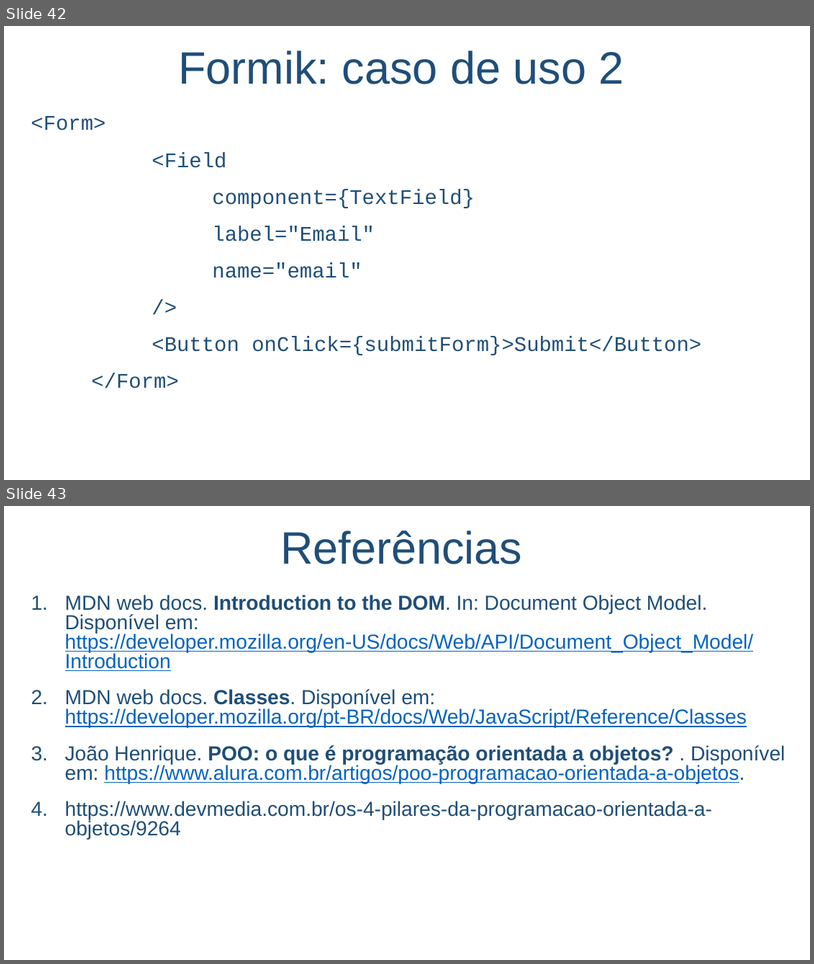
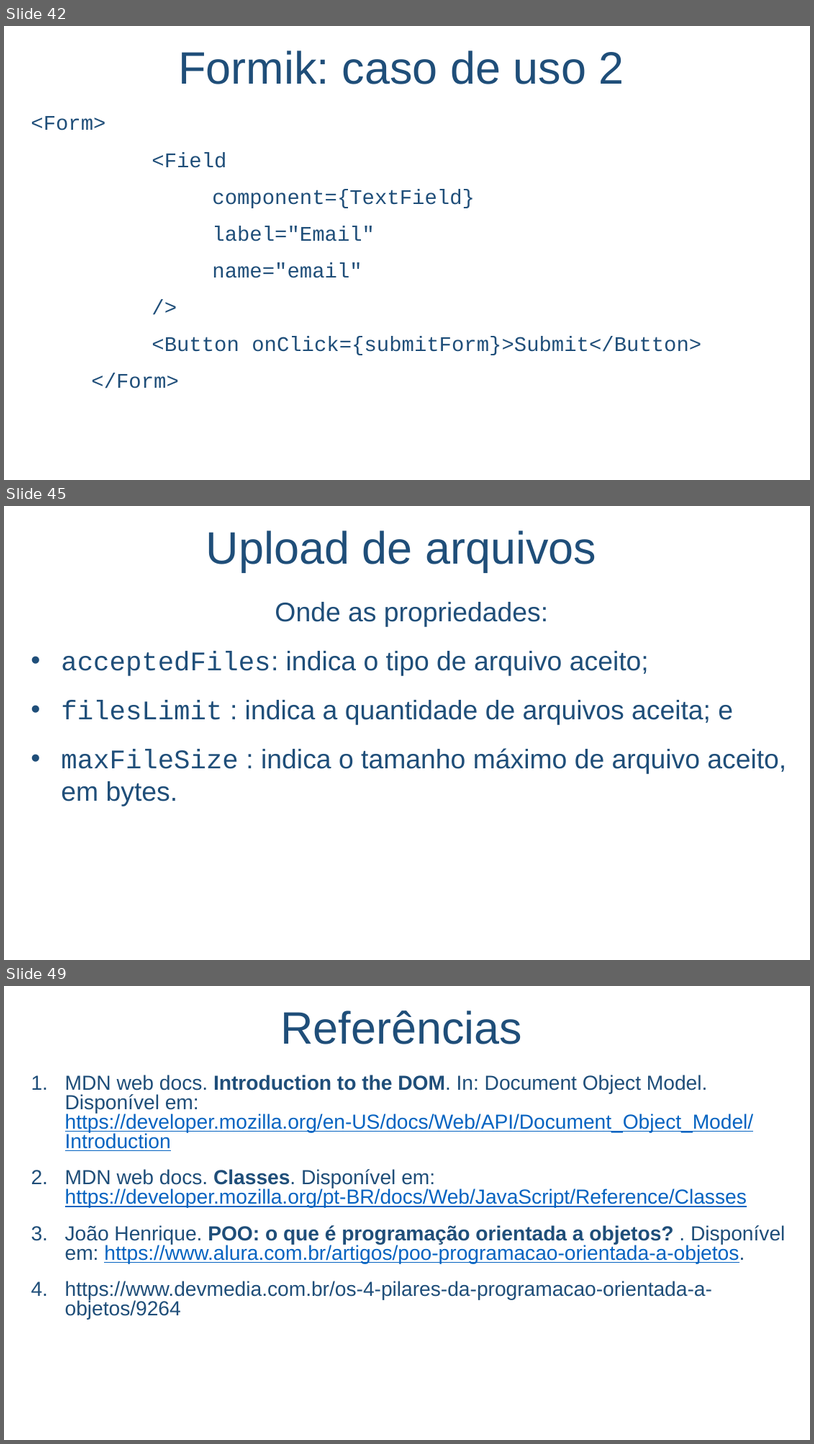
Before and after one commit to salmo-jr/public-slides, a slide deck: React.pptx. Shown one above the other, each under a label of ours: slides 42 and 43 before the commit, slides 42, 45 and 49 after it; the slides between them are not shown. The pictures are 814x964 and 814x1444 pixels, drawn with LibreOffice and Linux fonts; fonts in the diff are those of the drawing; background and template pictures are left out. Boxes give left, top, right and bottom in pixels: in the first picture for what was removed or moved away, otherwise in the second. Text is boxed around its words. In the diff, an @@ line names an element or a change of style, - is before the commit and + after.

```diff
--- a/React.pptx
+++ b/React.pptx
@@ slide 45 added at <box>4,506,810,960</box>, background picture (left out) @@
@@ text added at <box>206,530,597,572</box>, 54 pt, text #1F4E79 @@
+Upload de arquivos
@@ text added at <box>61,602,787,806</box>, 32 pt, text #1F4E79 @@
+Onde as propriedades:
+• acceptedFiles: indica o tipo de arquivo aceito;
+• filesLimit : indica a quantidade de arquivos aceita; e
+• maxFileSize : indica o tamanho máximo de arquivo aceito, em bytes.
@@ what was slide 43 is now slide 49 @@
```
Also in this commit, not shown: 5 other slides added, 1 other file.
